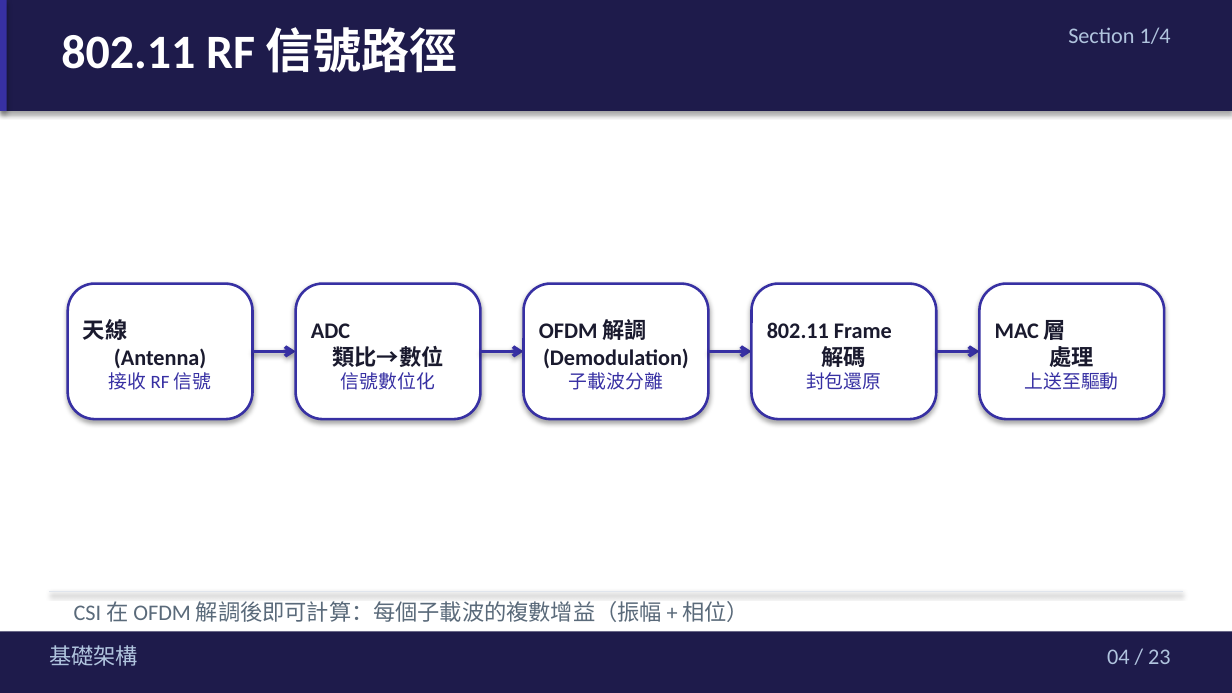
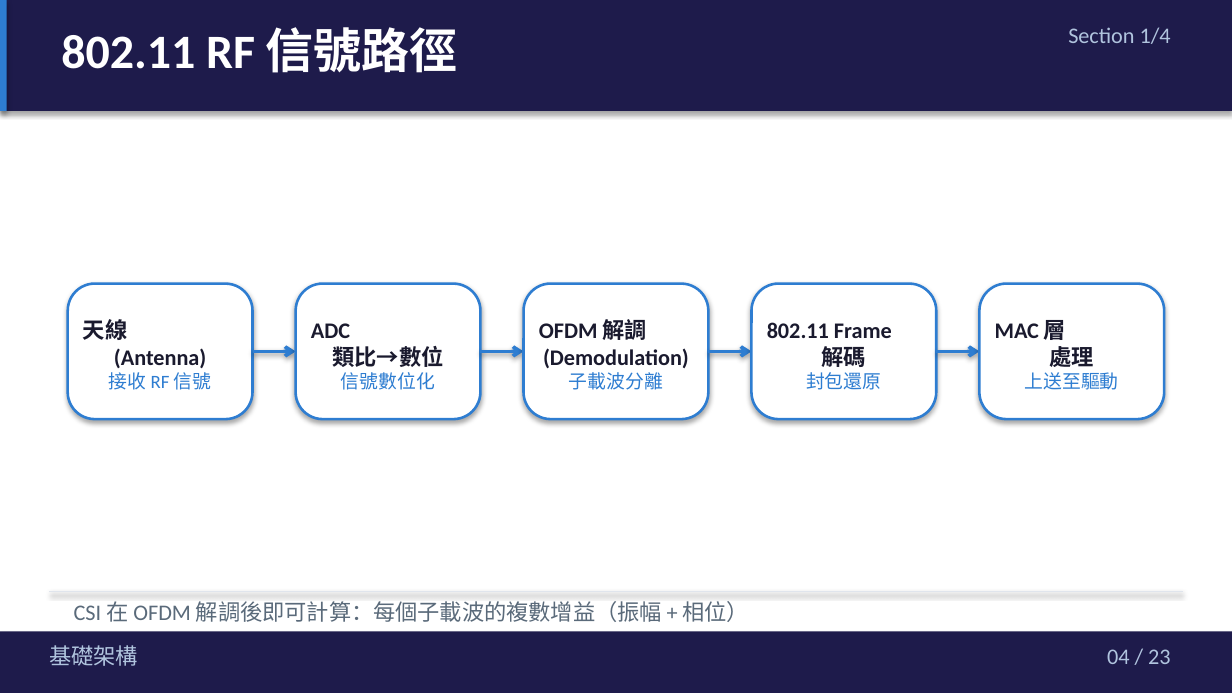
Before and after one commit to jacky92219-cell/network-ppt-project, a slide deck: slide 4 of output/network-card-csi-v5.2-midnight.pptx. Drawn at 1232x693 pixels with LibreOffice and Linux fonts; fonts in the diff are those of the drawing. Boxes give left, top, right and bottom in pixels: in the first picture for what was removed or moved away, otherwise in the second. Text is boxed around its words. In the diff, an @@ line names an element or a change of style, - is before the commit and + after.

```diff
--- a/output/network-card-csi-v5.2-midnight.pptx
+++ b/output/network-card-csi-v5.2-midnight.pptx
@@ rectangle at <box>0,0,7,111</box>: fill #3730A3 to #2E7DD1 @@
@@ outline #3730A3 1.5 pt to #2E7DD1 1.5 pt in 5 elements at <box>68,283,253,419</box>, <box>296,283,480,419</box>, <box>524,283,708,419</box>, <box>752,283,936,419</box>, <box>979,283,1164,419</box> @@
@@ arrow (253, 351) - (296, 351): stroke #3730A3 2 pt to #2E7DD1 2 pt @@
@@ arrow (480, 351) - (524, 351): stroke #3730A3 2 pt to #2E7DD1 2 pt @@
@@ arrow (708, 351) - (752, 351): stroke #3730A3 2 pt to #2E7DD1 2 pt @@
@@ arrow (936, 351) - (979, 351): stroke #3730A3 2 pt to #2E7DD1 2 pt @@
@@ text in rounded rectangle at <box>109,372,212,390</box>: text colour #3730A3 to #2E7DD1 in "接收 RF 信號" @@
@@ text in rounded rectangle at <box>341,372,435,390</box>: text colour #3730A3 to #2E7DD1 in "信號數位化" @@
@@ text in rounded rectangle at <box>569,372,663,390</box>: text colour #3730A3 to #2E7DD1 in "子載波分離" @@
@@ text in rounded rectangle at <box>806,372,881,390</box>: text colour #3730A3 to #2E7DD1 in "封包還原" @@
@@ text in rounded rectangle at <box>1025,372,1119,390</box>: text colour #3730A3 to #2E7DD1 in "上送至驅動" @@
```
Also in this commit, not shown: 22 other slides changed, 1 other file.
